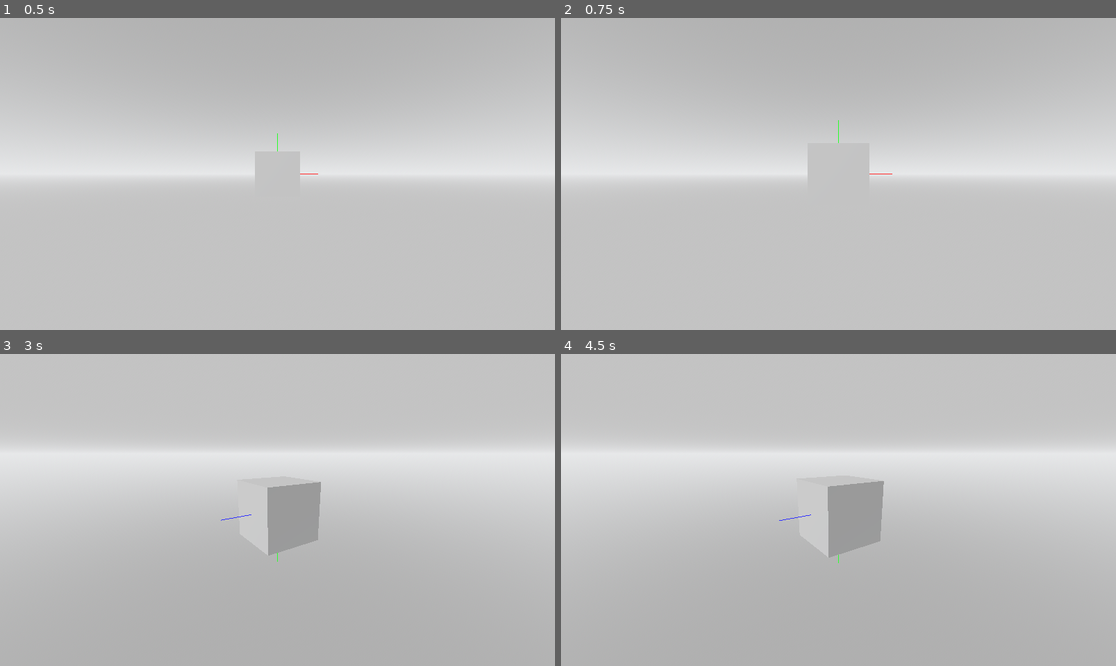
Above: before the commit, frames 1-4 (two rows, left to right).
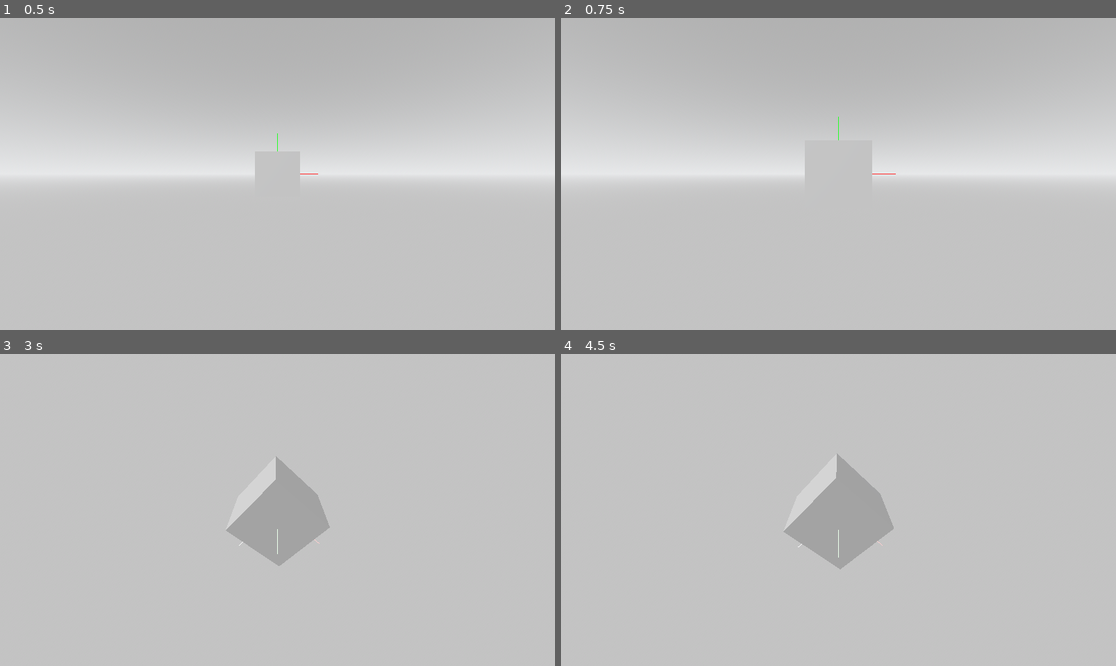
Above: after the commit, the same moments.

Repository: Nusiq/McGdModeling
Game: Godot game, scene res://3d/editor_viewport/editor_viewport.tscn
Same seed, same stepped clock (60 frames per second), same inputs: the game is played once before the commit and once after it. This scene is started directly instead of the project's main scene.
Inputs (mouse positions are in pixels of both pictures, inside the frame that each line leads up to):
- Up to frame 1 (0.5 s): no input
- Up to frame 2 (0.75 s): tap Enter at 0.5 s; move the mouse to (960, 158) at 0.52 s; tap Mouse wheel up (shortcut.zoom_in_view) at 0.6 s; click (960, 158) at 0.67 s
- Up to frame 3 (3 s): tap Mouse wheel down (shortcut.zoom_out_view) at 0.8, 1.35, 2.3 s; tap Space at 1.25, 2.75 s; move the mouse to (166, 525) at 1.27 s; click (166, 525) at 1.42 s; tap Mouse wheel up (shortcut.zoom_in_view) at 1.55, 2.85 s; tap Enter at 2 s; move the mouse to (333, 441) at 2.02 s; hold Middle mouse button (gesture.pan_view) 2.03-2.78 s; click (333, 441) at 2.17 s; move the mouse to (249, 572) at 2.77 s; click (249, 572) at 2.92 s
- Up to frame 4 (4.5 s): tap Enter at 3.5 s; move the mouse to (1005, 556) at 3.52 s; tap Mouse wheel down (shortcut.zoom_out_view) at 3.6 s; click (1005, 556) at 3.67 s; tap Space at 4.25 s; move the mouse to (672, 463) at 4.27 s; tap Mouse wheel up (shortcut.zoom_in_view) at 4.35 s; click (672, 463) at 4.42 s

Frame 1 is identical in both runs. In frame 2, less than 0.1% of the frame differs, in the area x 43-61%, y 31-52%; in frame 3, 9.3%; in frame 4, 9.4%, in the area x 0-100%, y 29-68%.

Commit message:
The MouseGesture object uses normalized vectors of mouse movement in its handlers instead of distance in pixels.

Diff:
--- a/3d/editor_viewport/editor_viewport.gd
+++ b/3d/editor_viewport/editor_viewport.gd
@@ -19,13 +19,13 @@
 ## Starting position for pan mouse gesture
 var gesture_pan_start := Vector3.ZERO
 
-const ROTATION_SENSITIVITY_DIVIDER = 80
+const ROTATION_SENSITIVITY_MULTIPLIER = 5.0
 
-const ZOOM_SENSITIVITY_DIVIDER = 150
+const ZOOM_SENSITIVITY_MULTIPLIER = 2.0
 const MIN_VIEW_DISTANCE = 0.02
 const MAX_VIEW_DISTANCE = 10_000.0
 
-const PAN_SENSITIVITY_DIVIDER = 300
+const PAN_SENSITIVITY_MULTIPLIER = 2.0
 
 ## Called from the child node $MouseGesture. Handles the mouse gesture
 ## of rotateing the camera.
@@ -35,14 +35,14 @@
 			camera_pitch.rotation.x, camera_yaw.rotation.y, 0.0)
 		is_mouse_gesture = true
 	camera_pitch.rotation.x = fposmod(
-		gesture_rotate_start.x- delta_poz.y/ROTATION_SENSITIVITY_DIVIDER, TAU)
+		gesture_rotate_start.x- delta_poz.y*ROTATION_SENSITIVITY_MULTIPLIER, TAU)
 	# Reverse yaw if upside down
 	var r := (
 		1
 		if gesture_rotate_start.x > 3.0/2.0*PI || gesture_rotate_start.x < PI/2
 		else -1)
 	camera_yaw.rotation.y = fposmod(
-		gesture_rotate_start.y-r*delta_poz.x/ROTATION_SENSITIVITY_DIVIDER, TAU)
+		gesture_rotate_start.y-r*delta_poz.x*ROTATION_SENSITIVITY_MULTIPLIER, TAU)
 
 ## Called from the child node $MouseGesture. Handles the mouse gesture
 ## of panning the camera.
@@ -57,8 +57,8 @@
 	var rotate_basis := Basis.from_euler(gesture_rotate_start)
 	camera_target.position = (
 		gesture_pan_start +
-		rotate_basis.y * delta_poz.y*gesture_zoom_start/PAN_SENSITIVITY_DIVIDER +
-		rotate_basis.x * -delta_poz.x*gesture_zoom_start/PAN_SENSITIVITY_DIVIDER
+		rotate_basis.y * delta_poz.y*gesture_zoom_start*PAN_SENSITIVITY_MULTIPLIER +
+		rotate_basis.x * -delta_poz.x*gesture_zoom_start*PAN_SENSITIVITY_MULTIPLIER
 	)
 
 ## Called from the child node $MouseGesture. Handles the mouse gesture
@@ -68,7 +68,7 @@
 		gesture_zoom_start = camera.position.z
 		is_mouse_gesture = true
 	camera.position.z = (
-		gesture_zoom_start + gesture_zoom_start*delta_poz.y/ZOOM_SENSITIVITY_DIVIDER)
+		gesture_zoom_start + gesture_zoom_start*delta_poz.y*ZOOM_SENSITIVITY_MULTIPLIER)
 	if camera.position.z < MIN_VIEW_DISTANCE:
 		camera.position.z = MIN_VIEW_DISTANCE
 	elif camera.position.z > MAX_VIEW_DISTANCE:
@@ -129,8 +129,8 @@
 	if event.is_action("shortcut.zoom_in_view"):
 		if is_mouse_gesture:
 			return
-		on_zoom(Vector2.UP * 20)
+		on_zoom(Vector2.UP * 0.08)
 	elif event.is_action("shortcut.zoom_out_view"):
 		if is_mouse_gesture:
 			return
-		on_zoom(Vector2.DOWN * 20)
+		on_zoom(Vector2.DOWN * 0.08)
--- a/3d/editor_viewport/editor_viewport.tscn
+++ b/3d/editor_viewport/editor_viewport.tscn
@@ -39,7 +39,6 @@
 script = ExtResource("2_22egi")
 
 [node name="CameraTarget" type="Node3D" parent="."]
-transform = Transform3D(1, 0, 0, 0, 1, 0, 0, 0, 1, 0, 0, 0)
 
 [node name="CameraYaw" type="Node3D" parent="CameraTarget"]
 
--- a/ui/mouse_gesture/mouse_gesture.gd
+++ b/ui/mouse_gesture/mouse_gesture.gd
@@ -39,7 +39,9 @@
 		current_gesture = Gesture.NONE
 
 	if current_gesture != Gesture.NONE:
-		var delta_pos := get_global_mouse_position() - gestrue_start_position
+		var delta_pos := (
+			get_global_mouse_position() - gestrue_start_position
+		) / size
 		match current_gesture:
 			Gesture.ROTATING:
 				on_rotate(delta_pos)
